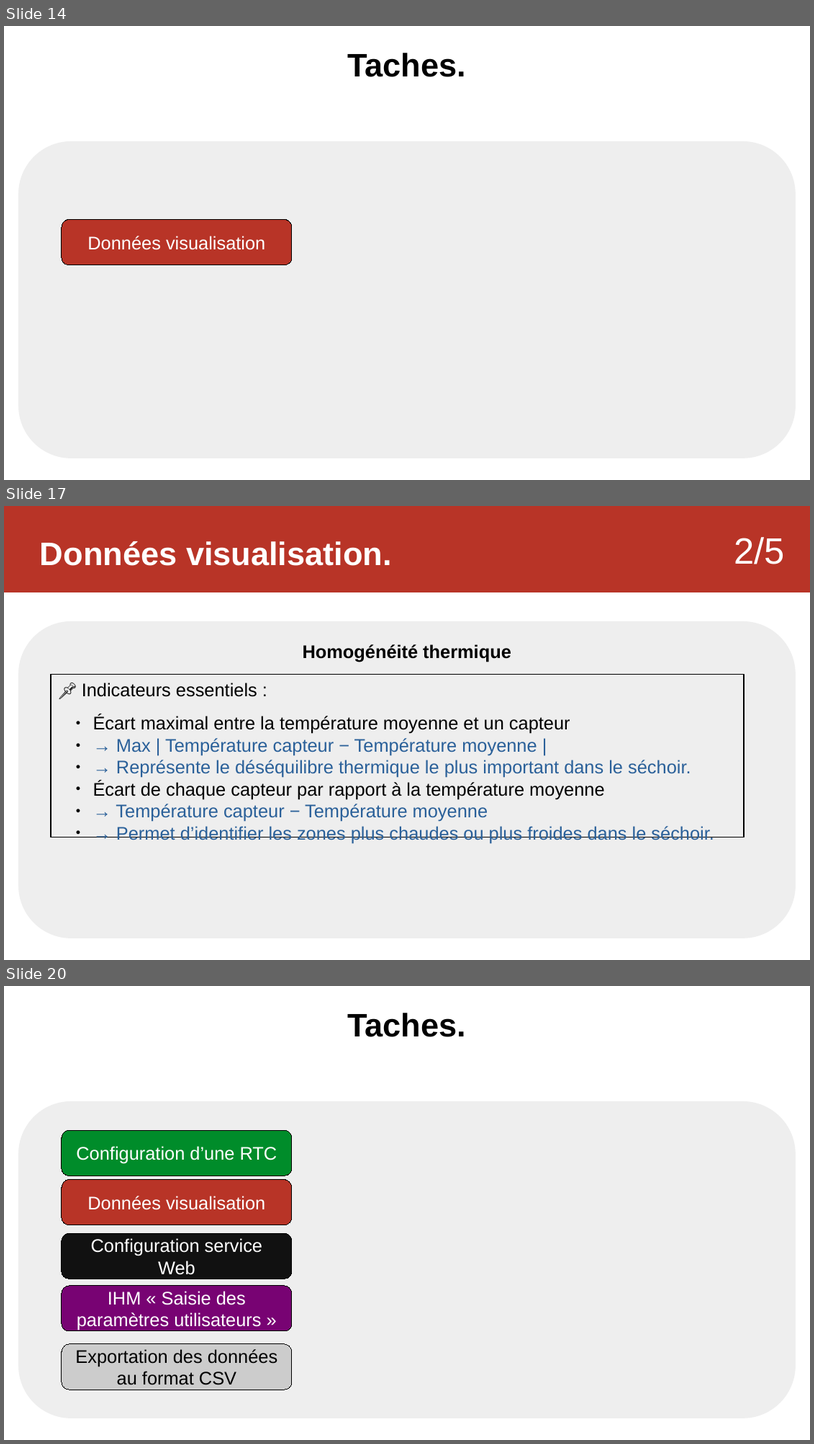
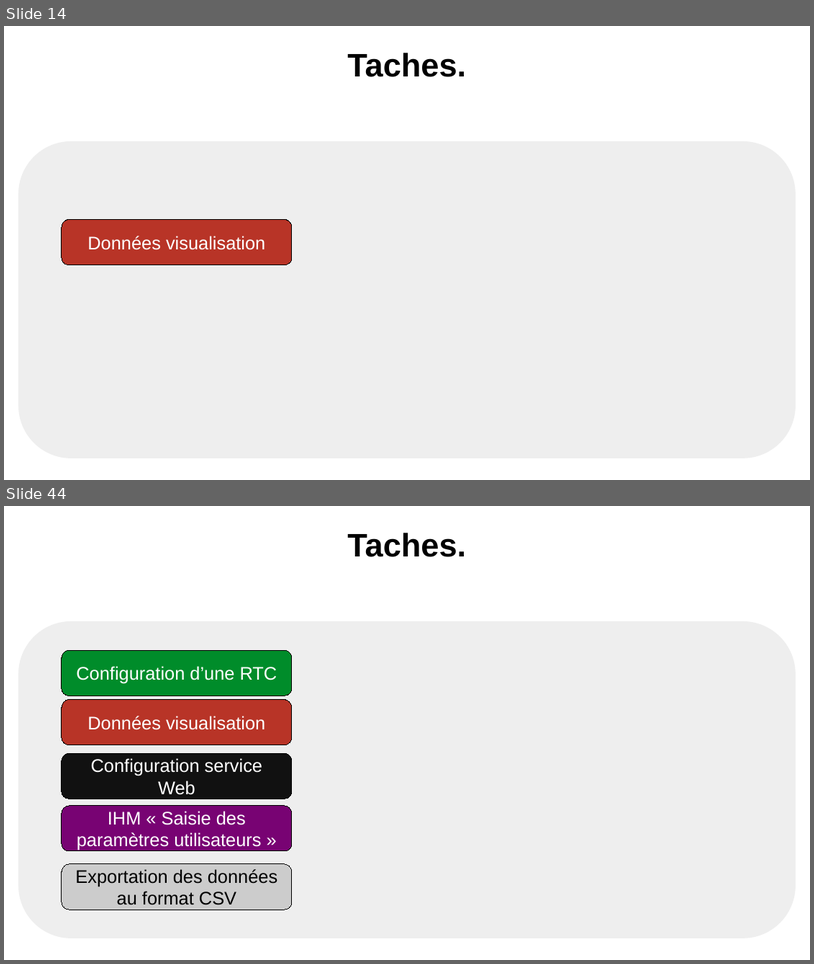
Before and after one commit to Sauvage89/sechoir-houblon, a slide deck: doc/diaporama/revu2/revu2_sauvage.odp. Shown one above the other, each under a label of ours: slides 14, 17 and 20 before the commit, slides 14 and 44 after it; the slides between them are not shown. The pictures are 814x1444 and 814x964 pixels, drawn with LibreOffice and Linux fonts; fonts in the diff are those of the drawing. Boxes give left, top, right and bottom in pixels: in the first picture for what was removed or moved away, otherwise in the second. Text is boxed around its words. In the diff, an @@ line names an element or a change of style, - is before the commit and + after.

```diff
--- a/doc/diaporama/revu2/revu2_sauvage.odp
+++ b/doc/diaporama/revu2/revu2_sauvage.odp
@@ slide 17 removed at (4, 506, 810, 960), background #FFFFFF @@
@@ rectangle removed at (4, 506, 810, 592) @@
@@ text removed at (40, 541, 392, 566) @@
-Données visualisation.
@@ text removed at (735, 537, 786, 564) @@
-2/5
@@ rounded rectangle removed at (18, 621, 797, 938) @@
-Homogénéité thermique
@@ rectangle removed at (51, 674, 745, 837) @@
-📌 Indicateurs essentiels :
-  ● Écart maximal entre la température moyenne et un capteur
-  ● → Max | Température capteur − Température moyenne |
-  ● → Représente le déséquilibre thermique le plus important dans le séchoir.
-  ● Écart de chaque capteur par rapport à la température moyenne
-  ● → Température capteur − Température moyenne
-  ● → Permet d’identifier les zones plus chaudes ou plus froides dans le séchoir.
@@ what was slide 20 is now slide 44 @@
```
Also in this commit, not shown: 5 slides changed, 16 slides added, 5 other slides removed.
